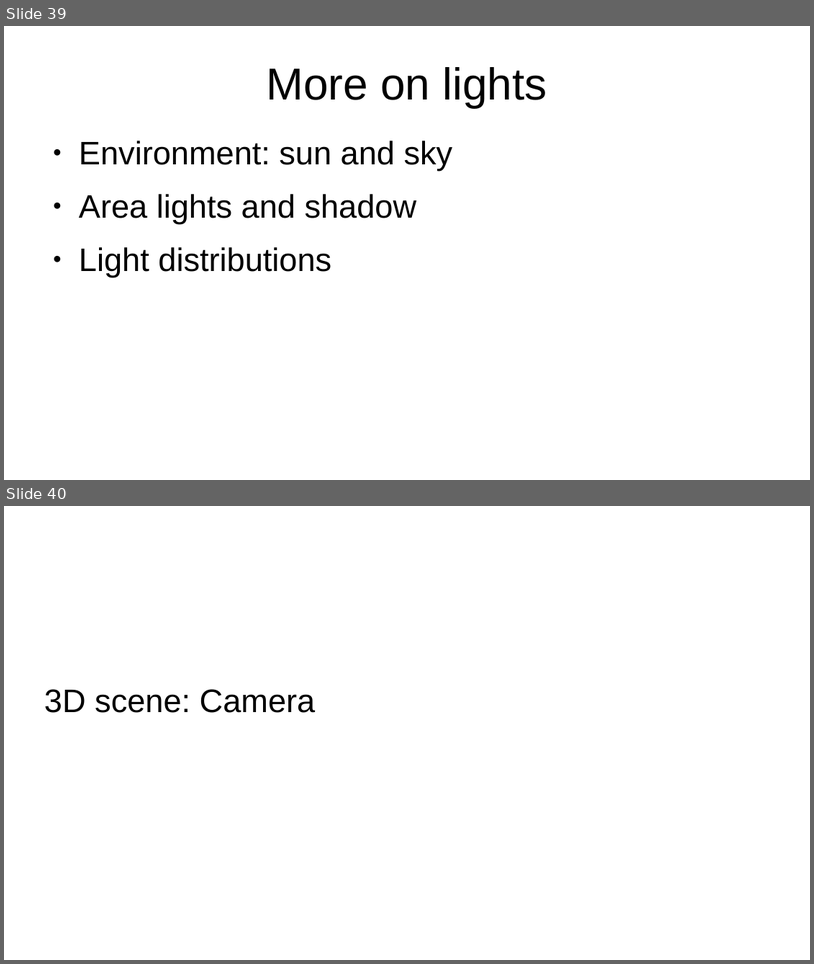
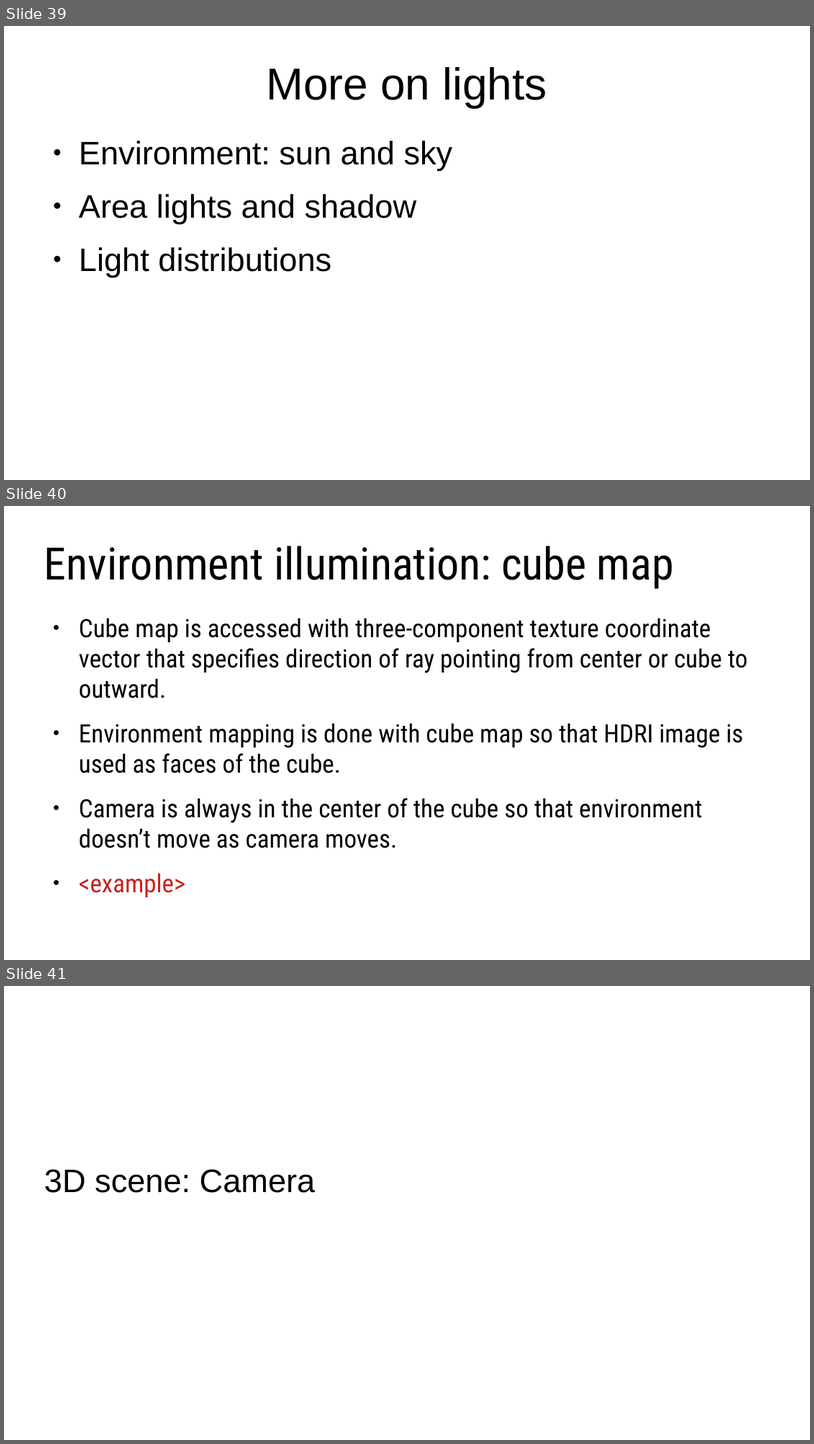
Before and after one commit to lorentzo/IntroductionToComputerGraphics, a slide deck: lectures/6_more_3D_scene/1_intro.odp. Shown one above the other, each under a label of ours: slides 39 and 40 before the commit, slides 39, 40 and 41 after it. The pictures are 814x964 and 814x1444 pixels, drawn with LibreOffice and Linux fonts; fonts in the diff are those of the drawing. Boxes give left, top, right and bottom in pixels: in the first picture for what was removed or moved away, otherwise in the second. Text is boxed around its words. In the diff, an @@ line names an element or a change of style, - is before the commit and + after.

```diff
--- a/lectures/6_more_3D_scene/1_intro.odp
+++ b/lectures/6_more_3D_scene/1_intro.odp
@@ slide 40 added at [4, 506, 810, 960], background #FFFFFF @@
@@ title added at [44, 546, 674, 589], 44 pt, text #000000 @@
+Environment illumination: cube map
@@ text added at [79, 618, 748, 848], 24.8 pt, text #000000 @@
+● Cube map is accessed with three-component texture coordinate vector that specifies direction of ray pointing from center or cube to outward.
+● Environment mapping is done with cube map so that HDRI image is used as faces of the cube.
+● Camera is always in the center of the cube so that environment doesn’t move as camera moves.
+● <example>
@@ what was slide 40 is now slide 41 @@
```
Also in this commit, not shown: 8 other files.
